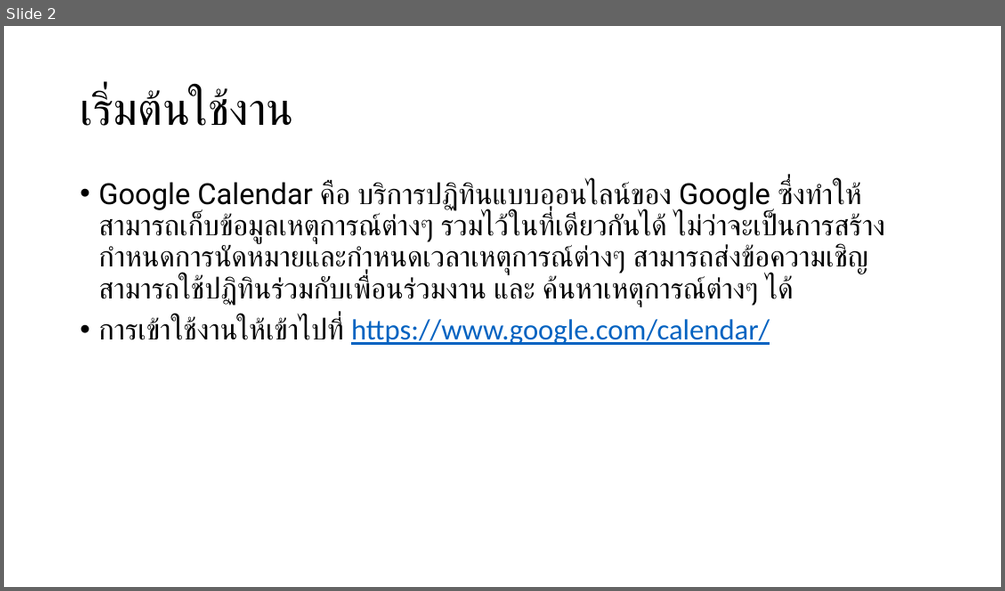
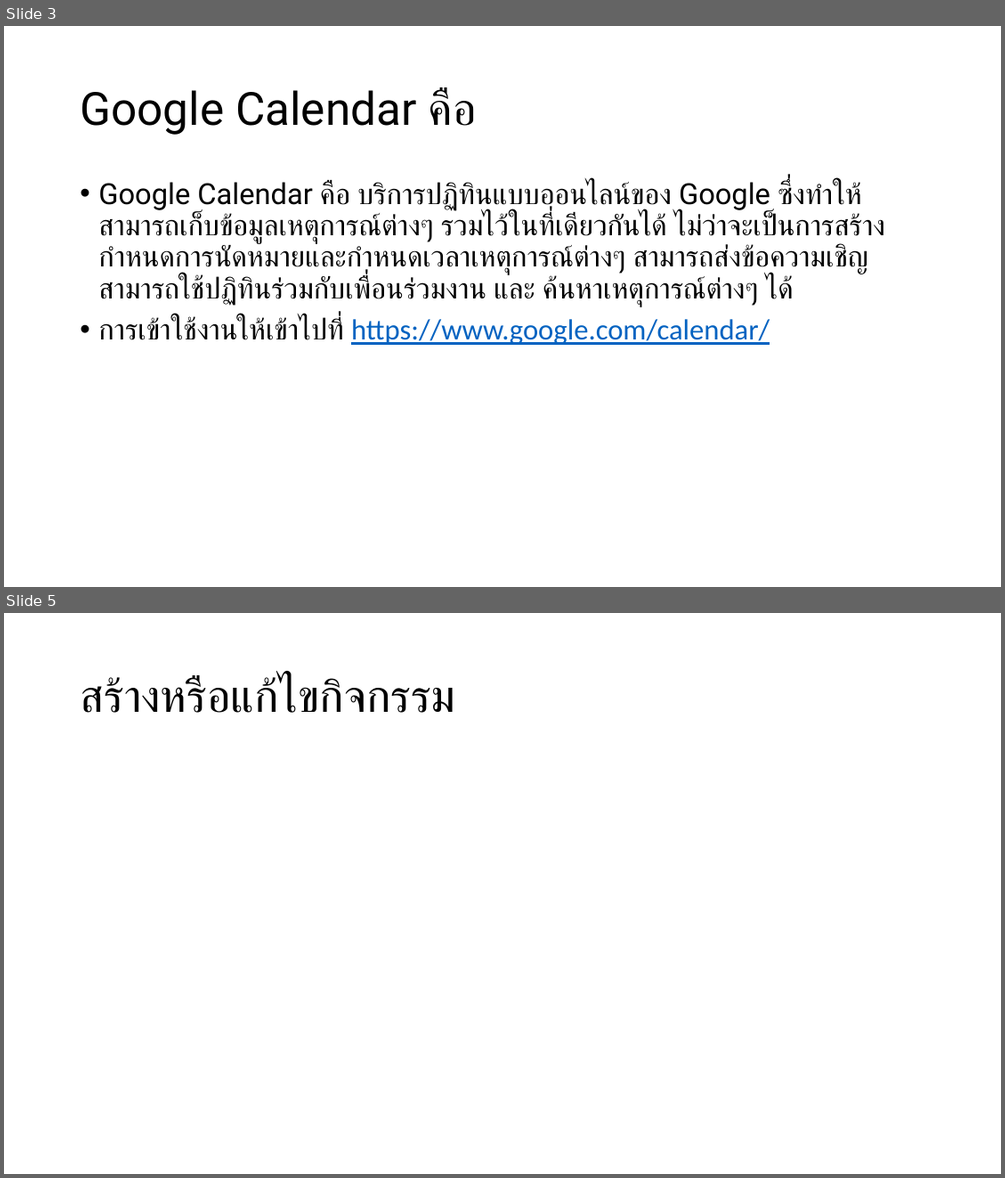
Before and after one commit to bratchasak/gcalendar, a slide deck: Google Calendar.pptx. Shown one above the other, each under a label of ours: slide 2 before the commit, slides 3 and 5 after it; the slides between them are not shown. The pictures are 1005x591 and 1005x1178 pixels, drawn with LibreOffice and Linux fonts; fonts in the diff are those of the drawing. Boxes give left, top, right and bottom in pixels: in the first picture for what was removed or moved away, otherwise in the second. Text is boxed around its words. In the diff, an @@ line names an element or a change of style, - is before the commit and + after.

```diff
--- a/Google Calendar.pptx
+++ b/Google Calendar.pptx
@@ slide 5 added at (x1=4, y1=613, x2=1001, y2=1174), background #FFFFFF @@
@@ title added at (x1=80, y1=676, x2=455, y2=713), 44 pt, text #000000 @@
+สร้างหรือแก้ไขกิจกรรม
@@ what was slide 2 is now slide 3 @@
@@ slide 3 changed as well @@
@@ title at (x1=80, y1=89, x2=477, y2=135): text changed @@
-เริ่มต้นใช้งาน
+Google Calendar คือ
```
Also in this commit, not shown: 1 other slide changed, 14 other slides added, 9 slides removed, 1 other file.
